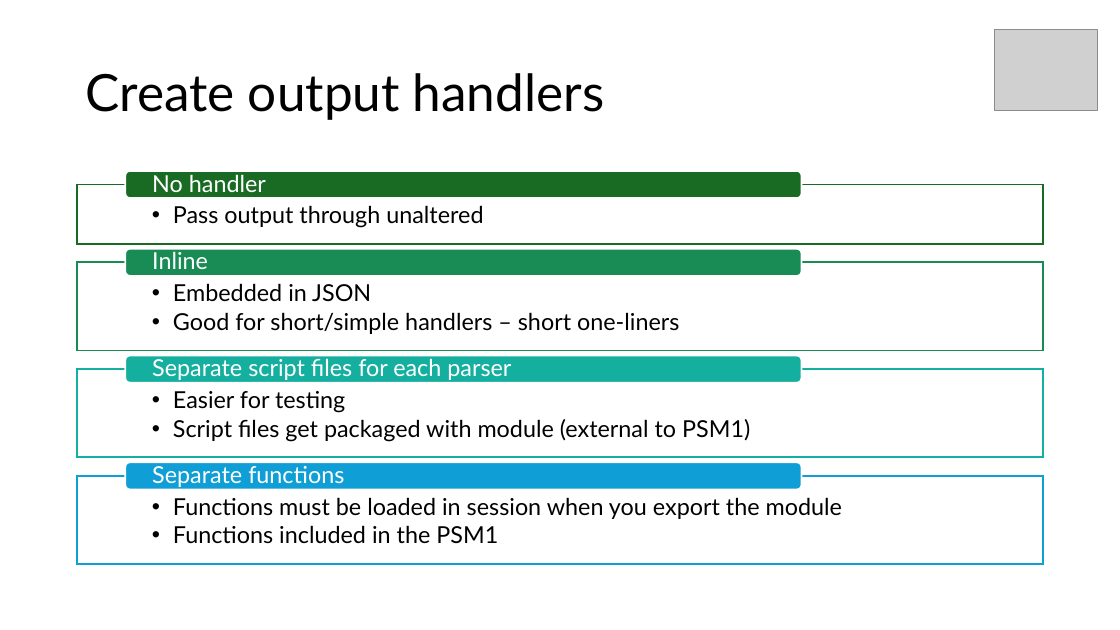
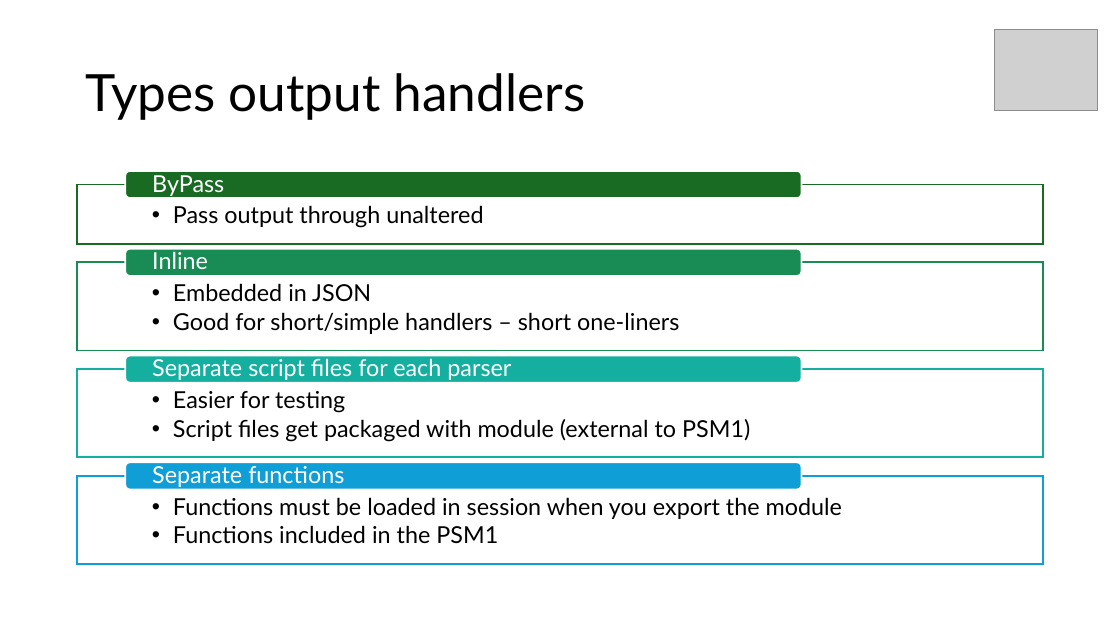
Before and after one commit to sdwheeler/seanonit, a slide deck: slide 9 of pptfiles/CrescendoV2.pptx (slide 6 before the commit). Drawn at 1120x630 pixels with LibreOffice and Linux fonts; fonts in the diff are those of the drawing; grey boxes stand for pictures. Boxes give left, top, right and bottom in pixels: in the first picture for what was removed or moved away, otherwise in the second. Text is boxed around its words. In the diff, an @@ line names an element or a change of style, - is before the commit and + after.

```diff
--- a/pptfiles/CrescendoV2.pptx
+++ b/pptfiles/CrescendoV2.pptx
@@ title at [85, 73, 585, 120]: text changed @@
-Create output handlers
+Types output handlers
@@ text at [152, 171, 224, 196]: text changed @@
-No handler
+ByPass
```
Also in this commit, not shown: 5 other slides changed, 2 slides added, 1 slide removed, 43 other files.
